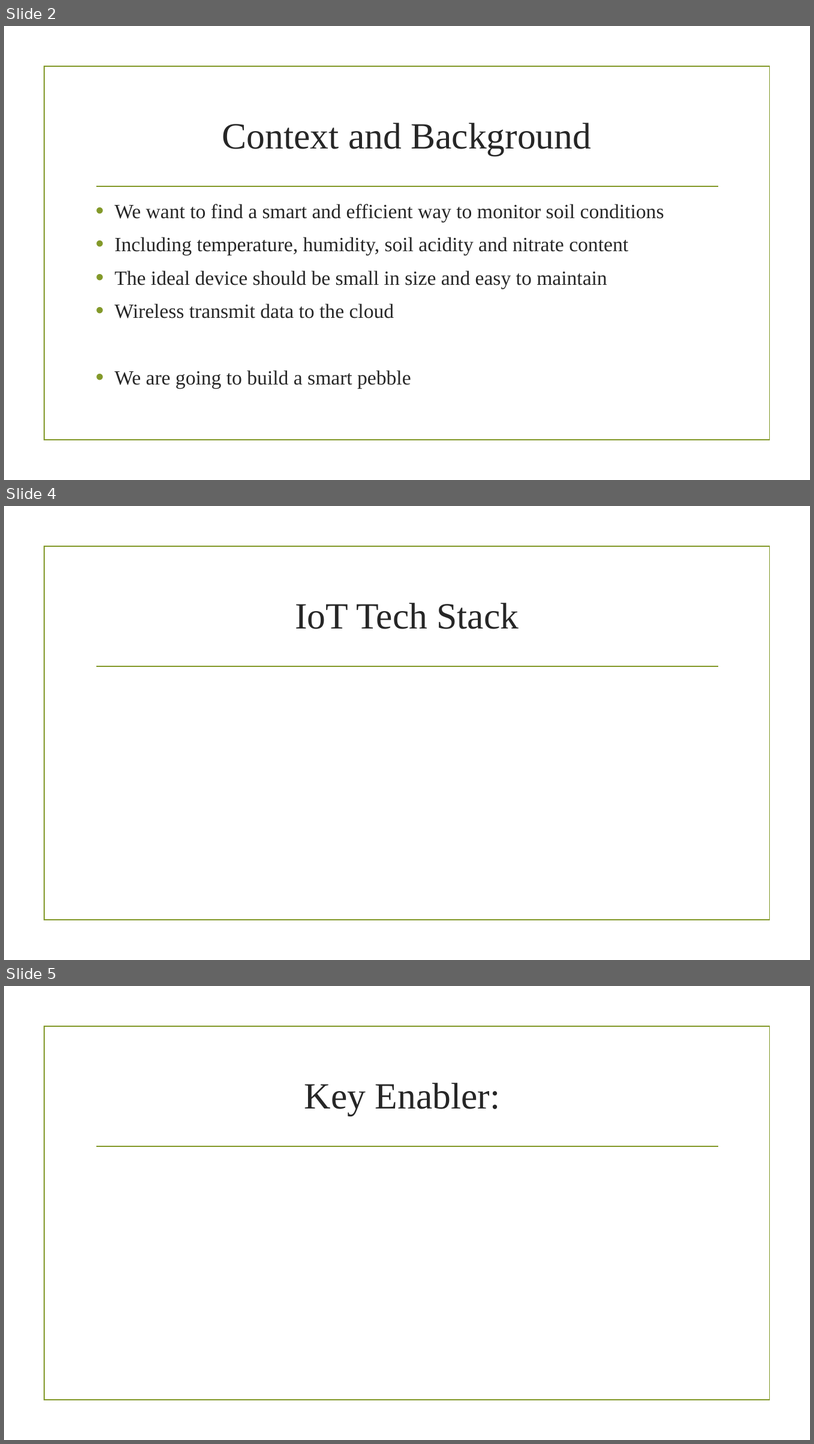
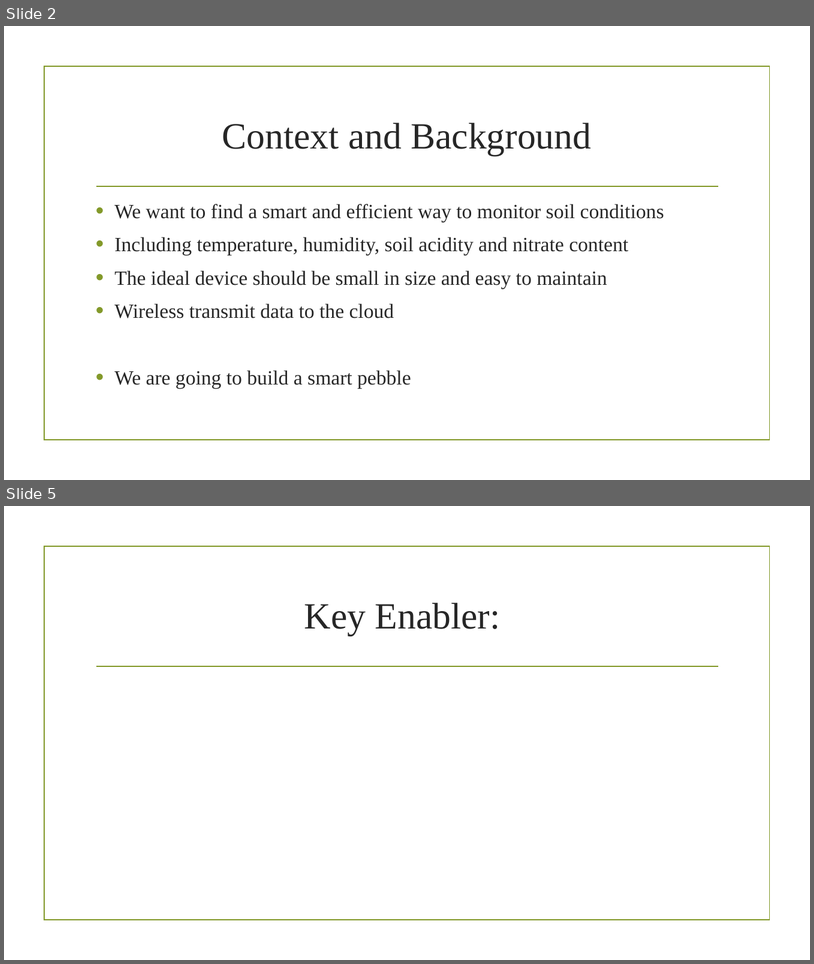
Before and after one commit to johnkmj/tufts_comp50_shared, a slide deck: HW1.pptx. Shown one above the other, each under a label of ours: slides 2, 4 and 5 before the commit, slides 2 and 5 after it; the slides between them are not shown. The pictures are 814x1444 and 814x964 pixels, drawn with LibreOffice and Linux fonts; fonts in the diff are those of the drawing; background and template pictures are left out. Boxes give left, top, right and bottom in pixels: in the first picture for what was removed or moved away, otherwise in the second. Text is boxed around its words. In the diff, an @@ line names an element or a change of style, - is before the commit and + after.

```diff
--- a/HW1.pptx
+++ b/HW1.pptx
@@ slide 4 removed at <box>4,506,810,960</box>, background picture (left out); not listed: 2 template elements that a slide beside it also shows @@
@@ title removed at <box>295,603,519,629</box> @@
-IoT Tech Stack
```
Also in this commit, not shown: 2 slides added, 1 other slide removed, 4 other files.
